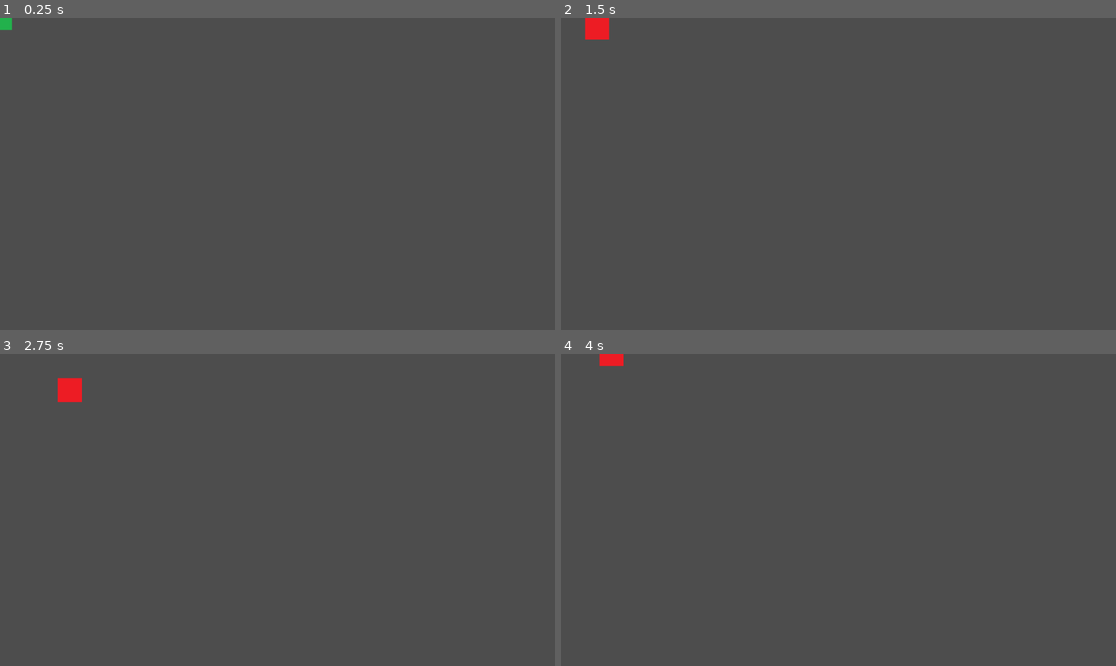
Above: before the commit, frames 1-4 (two rows, left to right).
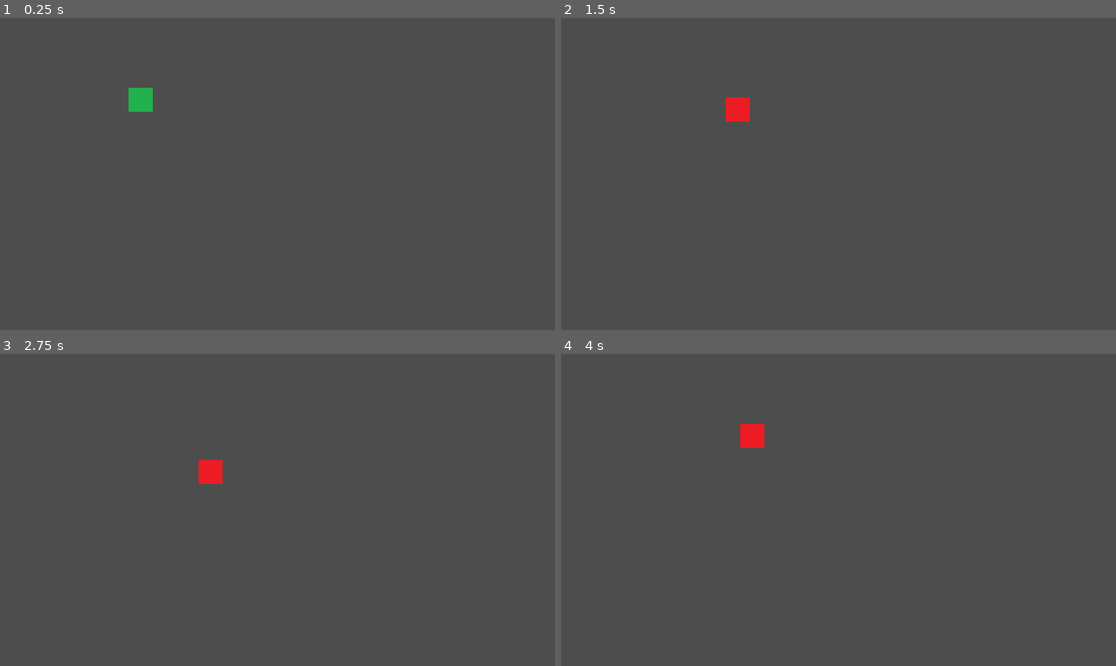
Above: after the commit, the same moments.

Repository: zelcamn/TheGame
Game: Godot game, scene res://scenes/devScene.tscn
Same seed, same stepped clock (60 frames per second), same inputs: the game is played once before the commit and once after it. Before the commit the project starts from res://scenes/player.tscn.
Inputs:
- Up to frame 1 (0.25 s): no input
- Up to frame 2 (1.5 s): tap Enter at 0.5 s; hold Right (moveRight) 0.53-1.28 s; hold Down (moveDown) from 1.28 s (still down)
- Up to frame 3 (2.75 s): release Down (moveDown) at 2.03 s; hold Right (moveRight) from 2.03 s (still down)
- Up to frame 4 (4 s): release Right (moveRight) at 2.78 s; hold Up (moveUp) 2.78-3.53 s; hold Left (moveLeft) from 3.53 s (still down)

The runs differ from the first frame. In frame 1, 0.4% of the frame differs, in the area x 0-28%, y 0-31%; in frame 2, 0.7%; in frame 3, 0.7%, in the area x 10-41%, y 7-42%; in frame 4, 0.5%.

Commit message:
#7 реализовать систему здоровья в сцене игрока, поменять главную сцену на devScene.tscn

Diff:
--- a/project.godot
+++ b/project.godot
@@ -11,7 +11,7 @@
 [application]
 
 config/name="TheGame"
-run/main_scene="res://scenes/player.tscn"
+run/main_scene="res://scenes/devScene.tscn"
 config/features=PackedStringArray("4.2", "GL Compatibility")
 config/icon="res://icon.svg"
 
--- a/scenes/devScene.tscn
+++ b/scenes/devScene.tscn
@@ -5,3 +5,4 @@
 [node name="DevScene" type="Node2D"]
 
 [node name="Player" parent="." instance=ExtResource("1_tolir")]
+position = Vector2(292, 170)
--- a/scenes/player.tscn
+++ b/scenes/player.tscn
@@ -1,6 +1,7 @@
-[gd_scene load_steps=6 format=3 uid="uid://br0mek24tjxjd"]
+[gd_scene load_steps=7 format=3 uid="uid://br0mek24tjxjd"]
 
 [ext_resource type="Script" path="res://scenes/scripts/PlayerController.gd" id="1_rd8md"]
+[ext_resource type="Script" path="res://scenes/scripts/player.gd" id="1_wy2c8"]
 [ext_resource type="Texture2D" uid="uid://cnu5xd4xao0j6" path="res://res/sprites/player/stop.png" id="2_dcasc"]
 [ext_resource type="Texture2D" uid="uid://dkn3j0ayhrobw" path="res://res/sprites/player/walk.png" id="3_8tsmi"]
 
@@ -37,6 +38,7 @@
 [sub_resource type="RectangleShape2D" id="RectangleShape2D_jm14j"]
 
 [node name="Player" type="Node2D"]
+script = ExtResource("1_wy2c8")
 metadata/_edit_group_ = true
 
 [node name="Area2D" type="Area2D" parent="."]
--- a/scenes/scripts/PlayerController.gd
+++ b/scenes/scripts/PlayerController.gd
@@ -2,10 +2,13 @@
 
 var speed = GlobalInfo.playerSpeed
 var screenSize
-
+var health = Health.new()
 # Called when the node enters the scene tree for the first time.
 func _ready():
 	screenSize = get_viewport_rect().size
+
+	health.maxHealth = GlobalInfo.playerHealth
+	health.health = GlobalInfo.playerHealth
 
 
 # Called every frame. 'delta' is the elapsed time since the previous frame.
@@ -29,4 +32,4 @@
 		$AnimatedSprite2D.stop()
 
 	position += velocity * delta
-	position = position.clamp(Vector2.ZERO, screenSize)
+	#position = position.clamp(Vector2.ZERO, screenSize)
--- a/scenes/scripts/global_info.gd
+++ b/scenes/scripts/global_info.gd
@@ -1,3 +1,4 @@
 extends Node
 
 var playerSpeed = 100
+var playerHealth = 100
--- a/scenes/scripts/healthSystem.gd
+++ b/scenes/scripts/healthSystem.gd
@@ -2,7 +2,7 @@
 
 class_name Health
 
-signal ChangedHP
+signal changedHP
 
 var minHealth: int = 0:
 	set(newMinHealth):
--- /dev/null
+++ b/scenes/scripts/player.gd
@@ -0,0 +1,7 @@
+extends Node2D
+
+var health = Health.new()
+# Called when the node enters the scene tree for the first time.
+func _ready():
+	health.maxHealth = GlobalInfo.playerHealth
+	health.health = GlobalInfo.playerHealth
